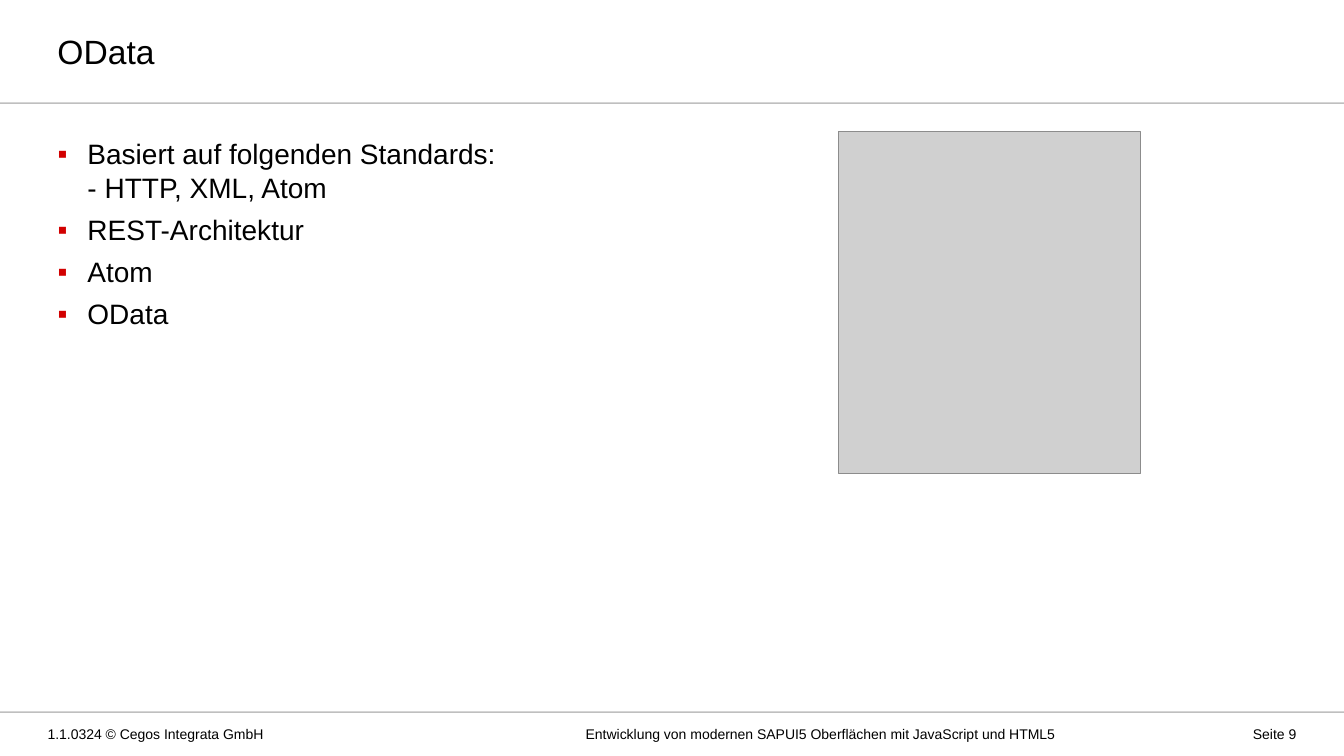
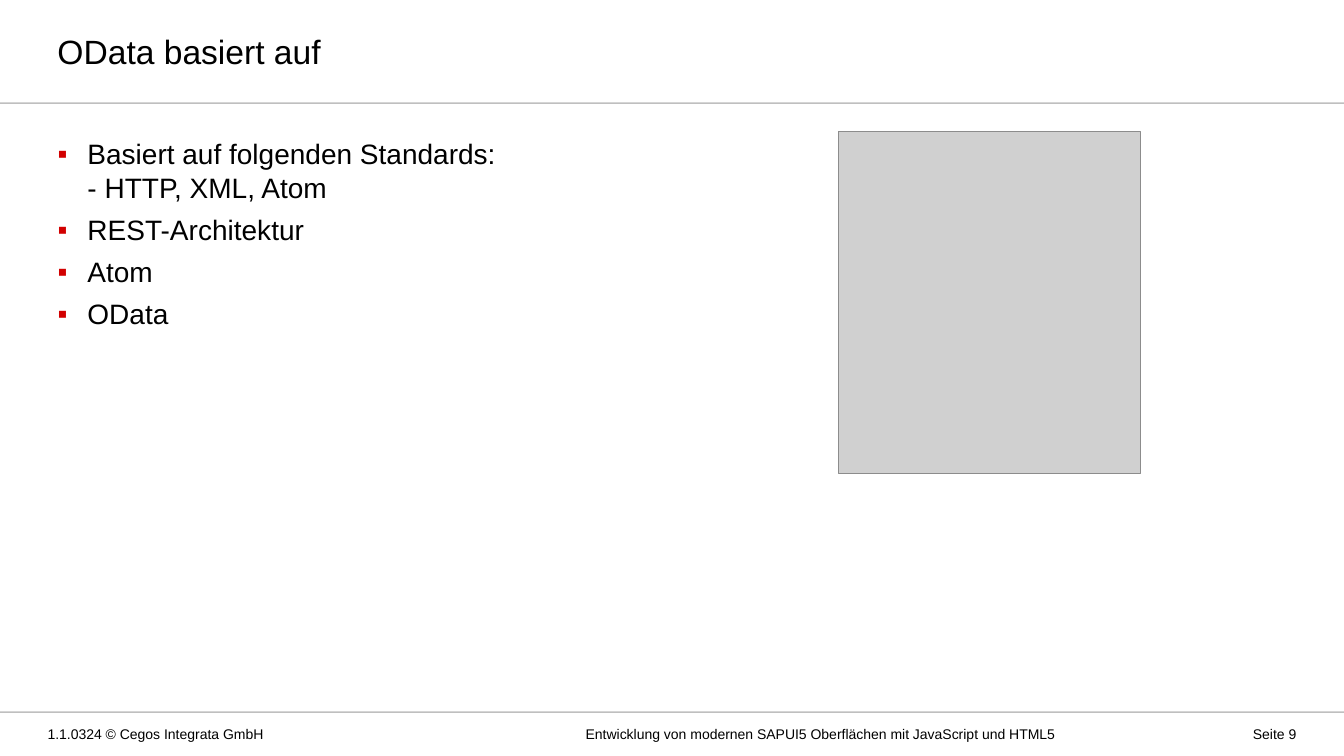
Before and after one commit to MatLange/Schulung-SAPUI5-und-Fiori, a slide deck: slide 9 of Präsentationsfolien/Tag03_SAPUI5-Fiori_DE.pptx. Drawn at 1344x756 pixels with LibreOffice and Linux fonts; fonts in the diff are those of the drawing; grey boxes stand for pictures; background and template pictures are left out. Boxes give left, top, right and bottom in pixels: in the first picture for what was removed or moved away, otherwise in the second. Text is boxed around its words. In the diff, an @@ line names an element or a change of style, - is before the commit and + after.

```diff
--- a/Präsentationsfolien/Tag03_SAPUI5-Fiori_DE.pptx
+++ b/Präsentationsfolien/Tag03_SAPUI5-Fiori_DE.pptx
@@ title at (57,39,321,65): text changed @@
-OData
+OData basiert auf
```
Also in this commit, not shown: 3 other slides changed, 2 slides added, 2 slides removed, 3 other files.
